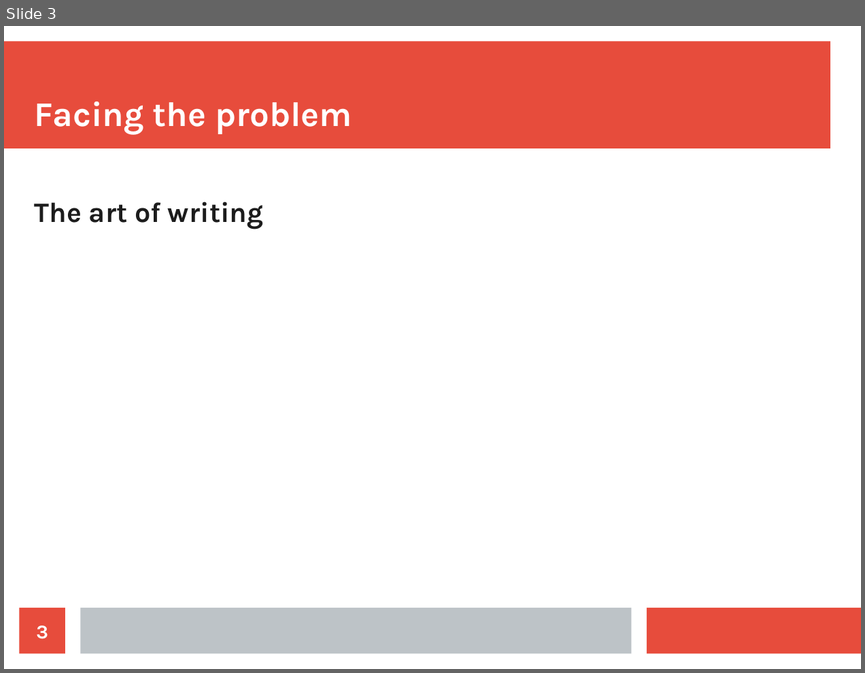
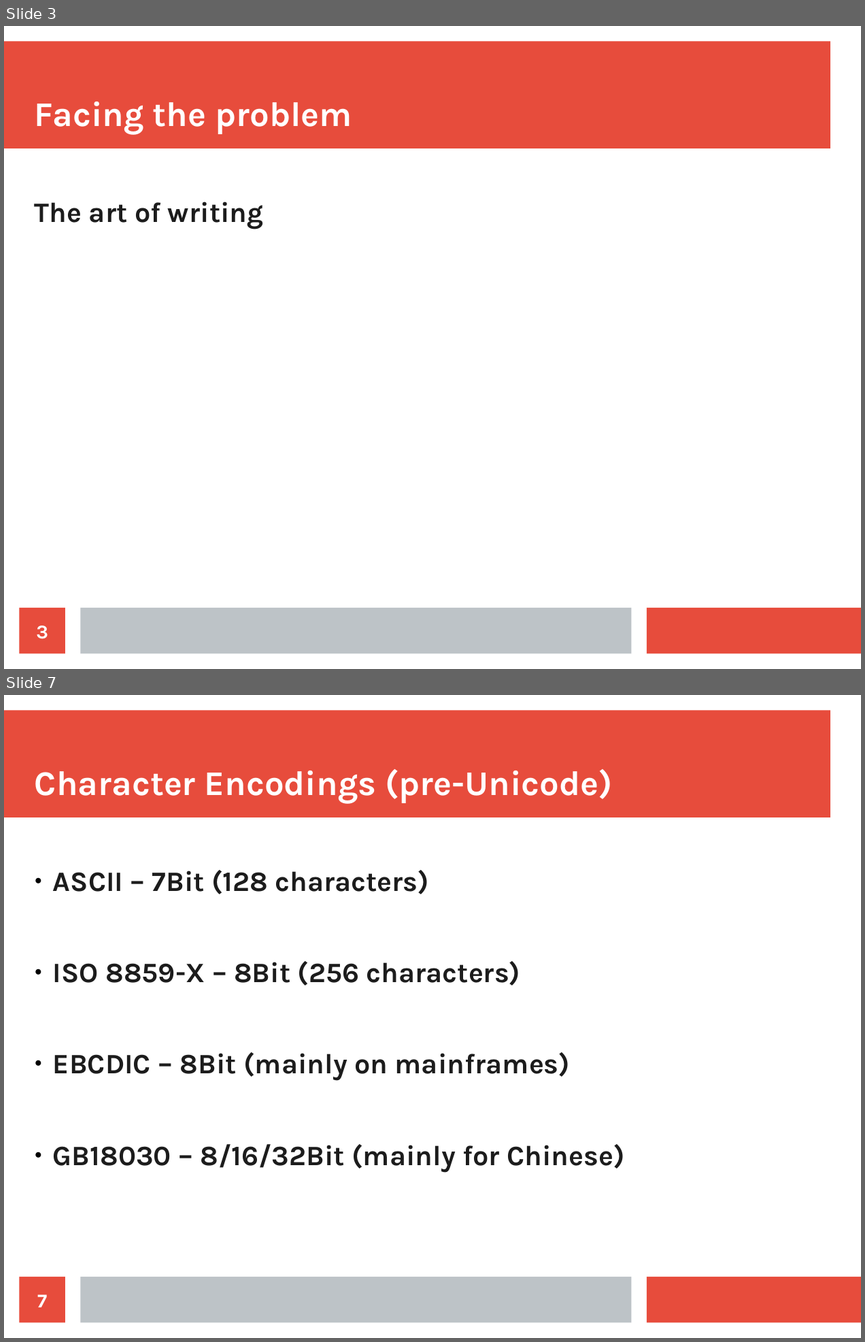
Before and after one commit to CPPUserGroups/Germany-Hamburg, a slide deck: unicode/slides.odp. Shown one above the other, each under a label of ours: slide 3 before the commit, slides 3 and 7 after it; the slides between them are not shown. The pictures are 865x673 and 865x1342 pixels, drawn with LibreOffice and Linux fonts; fonts in the diff are those of the drawing. Boxes give left, top, right and bottom in pixels: in the first picture for what was removed or moved away, otherwise in the second. Text is boxed around its words. In the diff, an @@ line names an element or a change of style, - is before the commit and + after.

```diff
--- a/unicode/slides.odp
+++ b/unicode/slides.odp
@@ slide 7 added at (x1=4, y1=695, x2=861, y2=1338), background #FFFFFF; not listed: 3 template elements that a slide beside it also shows @@
@@ title added at (x1=35, y1=769, x2=612, y2=803), 32 pt, text #FFFFFF, bold @@
+Character Encodings (pre-Unicode)
@@ text added at (x1=53, y1=870, x2=624, y2=1172), 26 pt, text #1C1C1C, bold @@
+● ASCII – 7Bit (128 characters)
+● ISO 8859-X – 8Bit (256 characters)
+● EBCDIC – 8Bit (mainly on mainframes)
+● GB18030 – 8/16/32Bit (mainly for Chinese)
@@ page number added at (x1=20, y1=1276, x2=65, y2=1323), fill #E74C3C, 18 pt, text #FFFFFF, bold @@
+7
```
Also in this commit, not shown: 4 other slides added, 6 other files.
